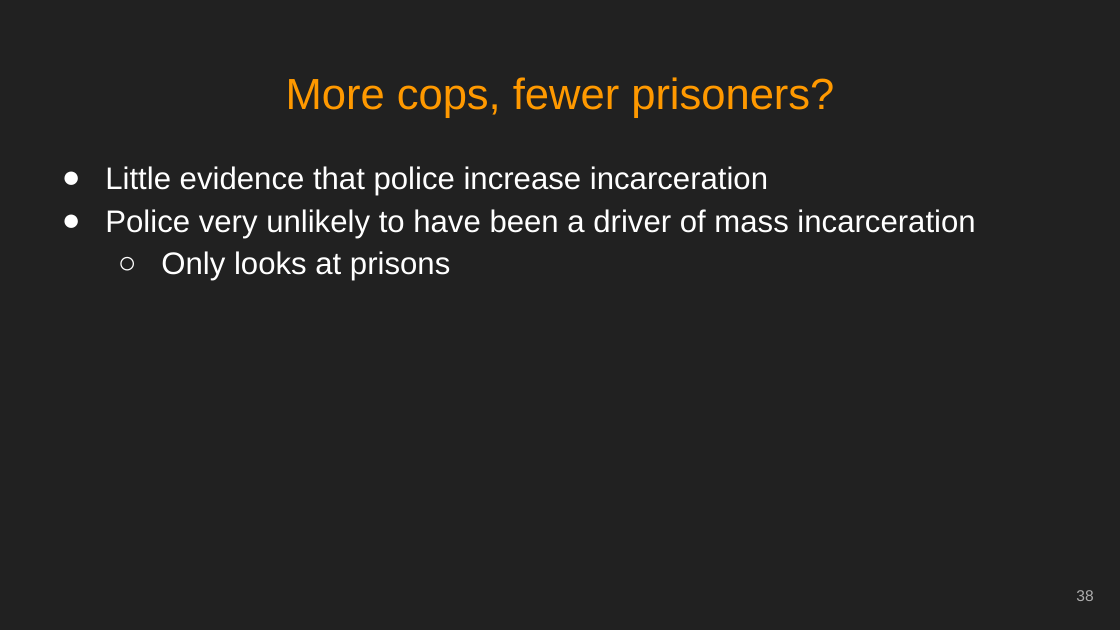
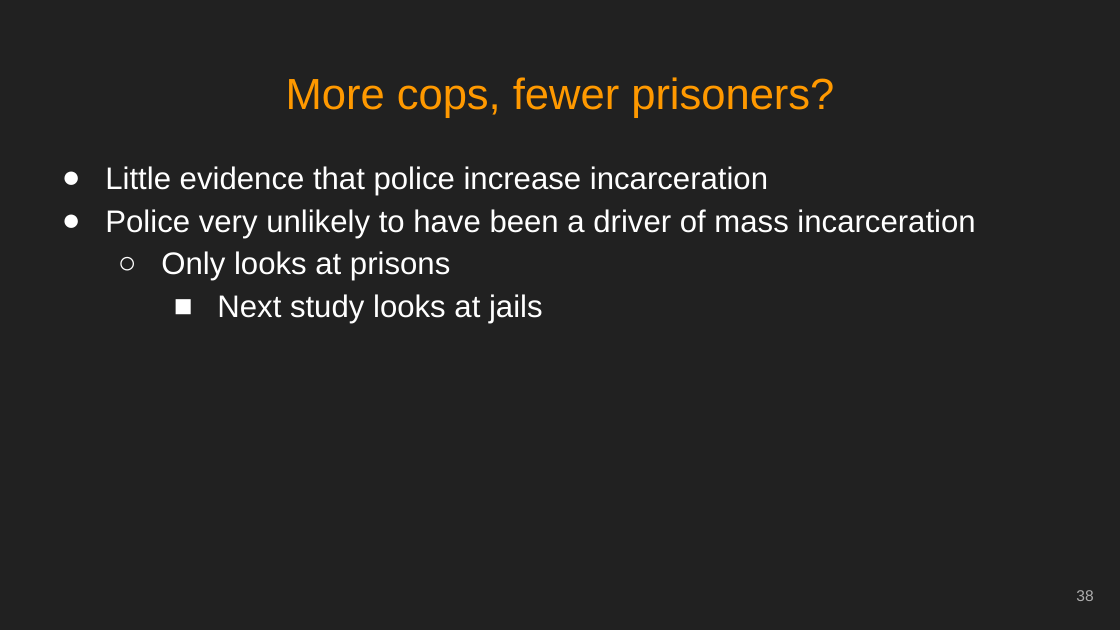
Before and after one commit to jacobkap/crimedatatool, a slide deck: slide 38 of kaplan_job_talk.pptx. Drawn at 1120x630 pixels with LibreOffice and Linux fonts; fonts in the diff are those of the drawing. Boxes give left, top, right and bottom in pixels: in the first picture for what was removed or moved away, otherwise in the second. Text is boxed around its words. In the diff, an @@ line names an element or a change of style, - is before the commit and + after.

```diff
--- a/kaplan_job_talk.pptx
+++ b/kaplan_job_talk.pptx
@@ text at [217, 294, 543, 324]: paragraph added @@
+    ■ Next study looks at jails
```
